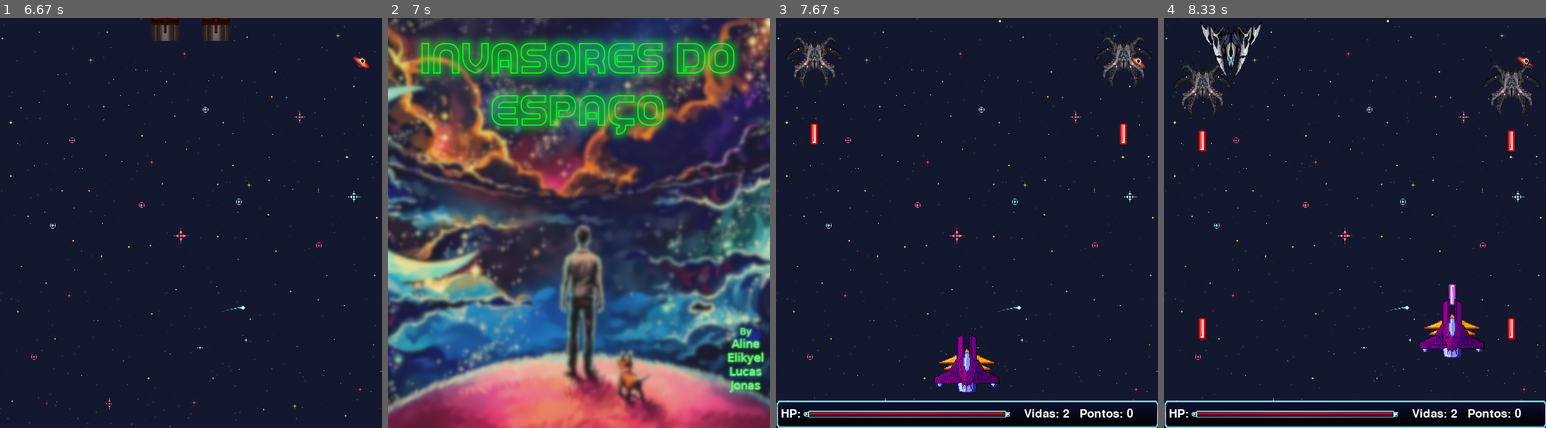
Above: before the commit, frames 1-4 (left to right).
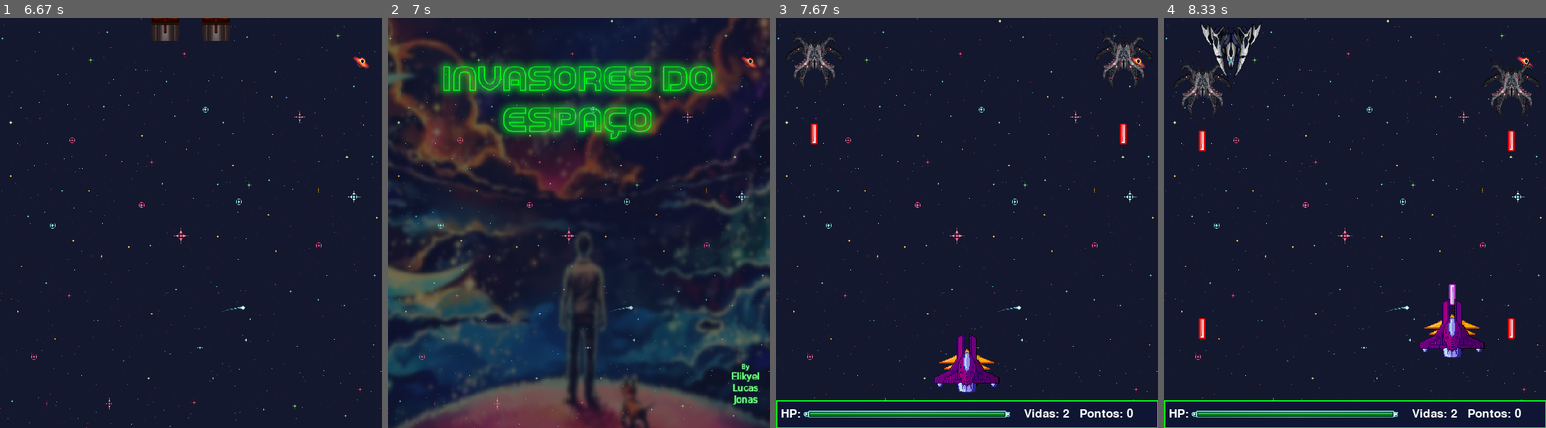
Above: after the commit, the same moments.

Repository: cjs-13/Projeto_pygame
Game: pygame game, started from main.py
Two runs of this game, one before a commit and one after it. Both use one fixed random seed, a clock stepped at 60 frames per second and the inputs below.
Inputs (mouse positions are in pixels of both pictures, inside the frame that each line leads up to):
- Up to frame 1 (6.67 s): no input
- Up to frame 2 (7 s): no input
- Up to frame 3 (7.67 s): click (967, 206) at 7.38 s
- Up to frame 4 (8.33 s): hold Right 7.67-8.13 s; move the mouse to (1270, 190) at 7.7 s; hold Up from 8.17 s (still down); tap Space at 8.23 s; tap U at 8.32 s

Frame 1 is identical in both runs. In frame 2, 80% of the frame differs, in the area x 0-100%, y 0-100%; in frame 3, 3.6%; in frame 4, 3.6%.

Commit message:
mudança no design de alguns elementos.
Algumas imagens foram modificadas.

Diff:
--- a/main.py
+++ b/main.py
@@ -33,7 +33,7 @@
 
 # Tela inicial e Menu Principal
 TEXTO = load_img(dir, "nome.png").convert_alpha()
-BG_INICIO = load_img(dir, "fundo.png")
+BG_INICIO = ch_scale(load_img(dir, "fundo.png"),(LARGURA, ALTURA + 40))
 B_INICIAR = load_img(dir, "iniciar.png")
 B_AJUDA = load_img(dir, "ajuda.png")
 B_SAIR = load_img(dir, "sair.png")
Binary file changed: assets/barra.png
Binary file changed: assets/fundo.png
Binary file changed: assets/hp (2).png
Binary file removed: assets/titulo.png
